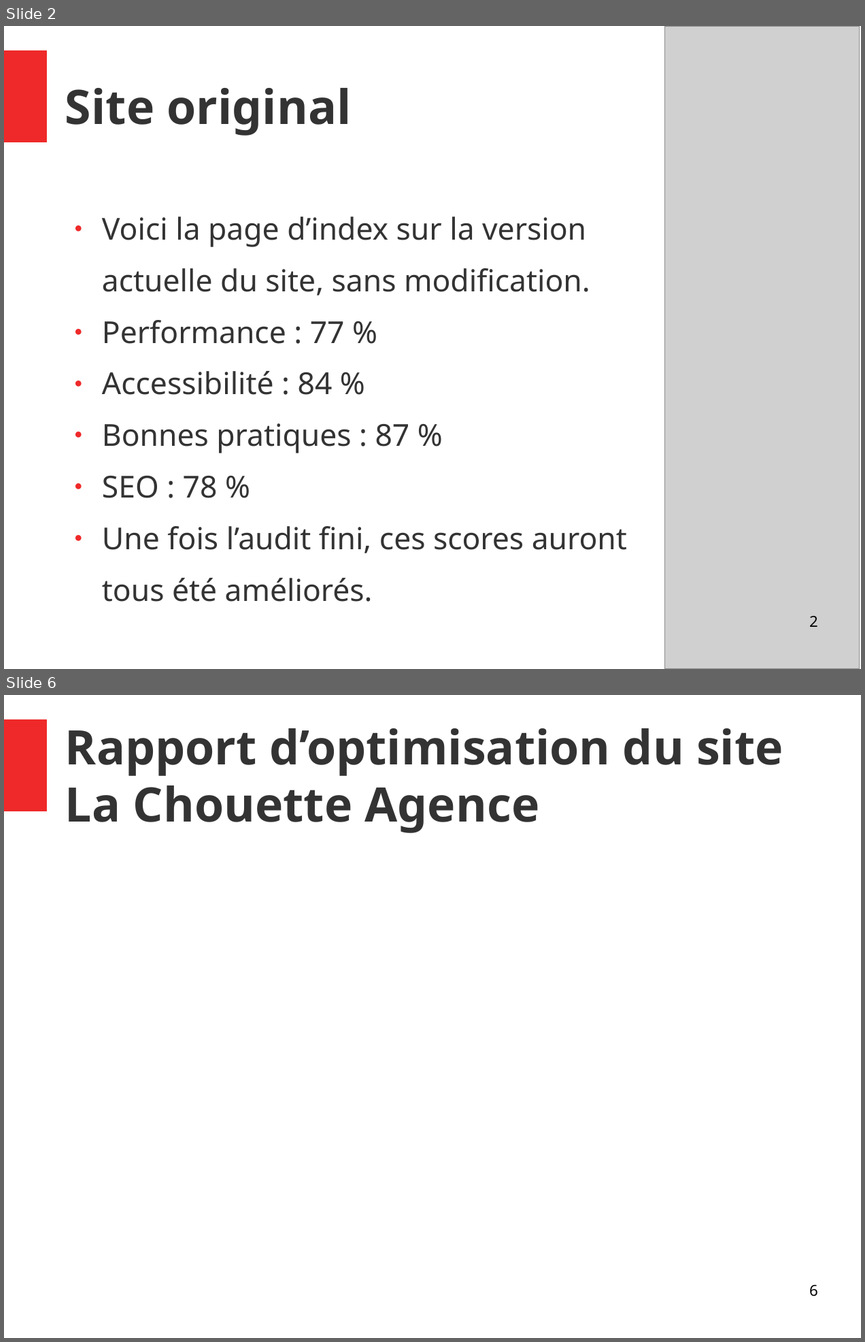
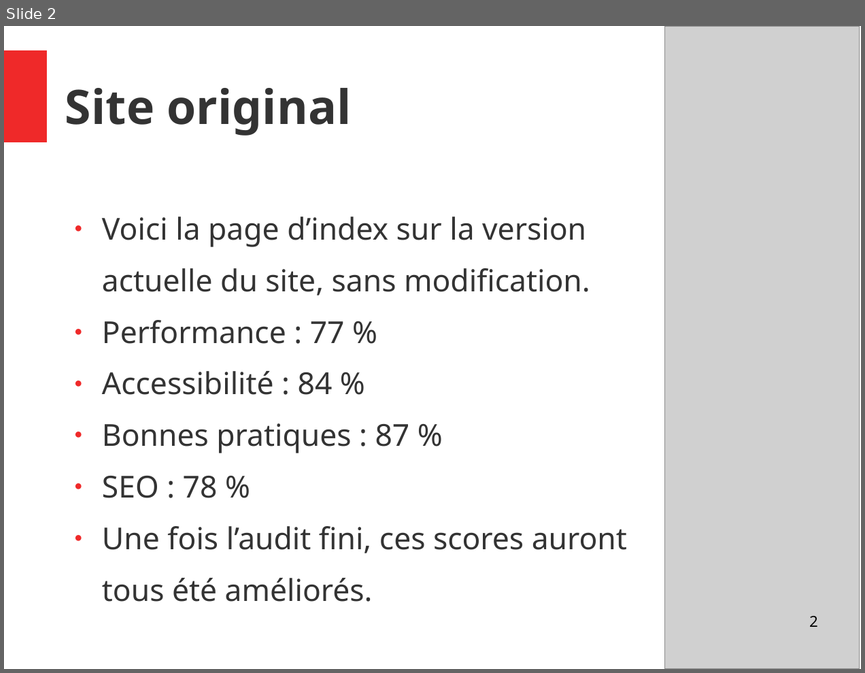
Before and after one commit to Vincent055681/VincentDiRaimondo_4_10052021, a slide deck: audit/Rapport.odp. Shown one above the other, each under a label of ours: slides 2 and 6 before the commit, slide 2 after it; the slides between them are not shown. The pictures are 865x1342 and 865x673 pixels, drawn with LibreOffice and Linux fonts; fonts in the diff are those of the drawing; grey boxes stand for pictures. Boxes give left, top, right and bottom in pixels: in the first picture for what was removed or moved away, otherwise in the second. Text is boxed around its words. In the diff, an @@ line names an element or a change of style, - is before the commit and + after.

```diff
--- a/audit/Rapport.odp
+++ b/audit/Rapport.odp
@@ slide 6 removed at [4,695,861,1338], background #FFFFFF; not listed: 1 template element that a slide beside it also shows @@
@@ title removed at [65,728,783,833] @@
-Rapport d’optimisation du site La Chouette Agence
@@ page number removed at [809,1285,818,1296] @@
-6
```
Also in this commit, not shown: 1 slide changed, 19 slides added, 6 other slides removed, 4 other files.
